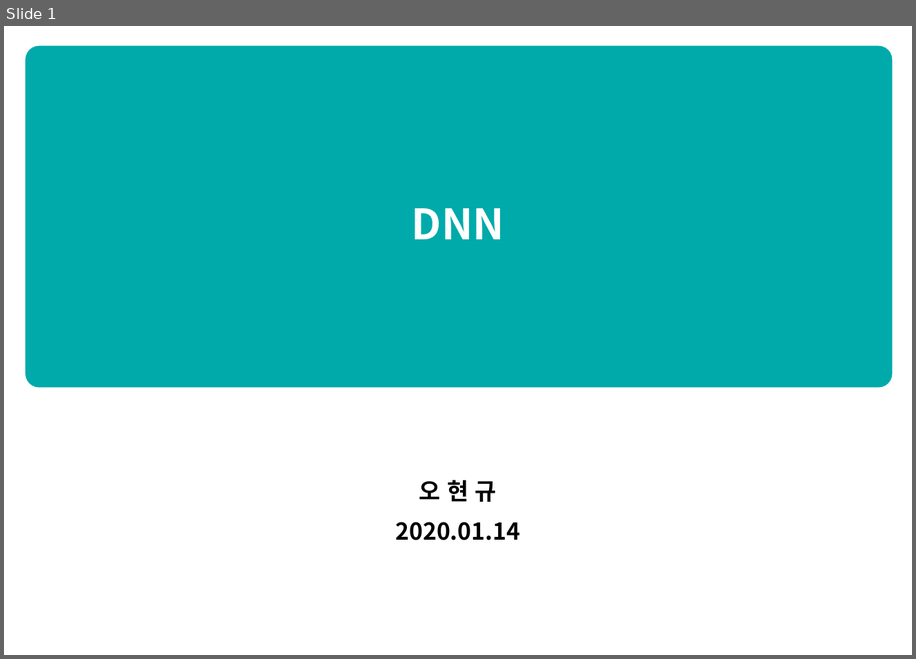
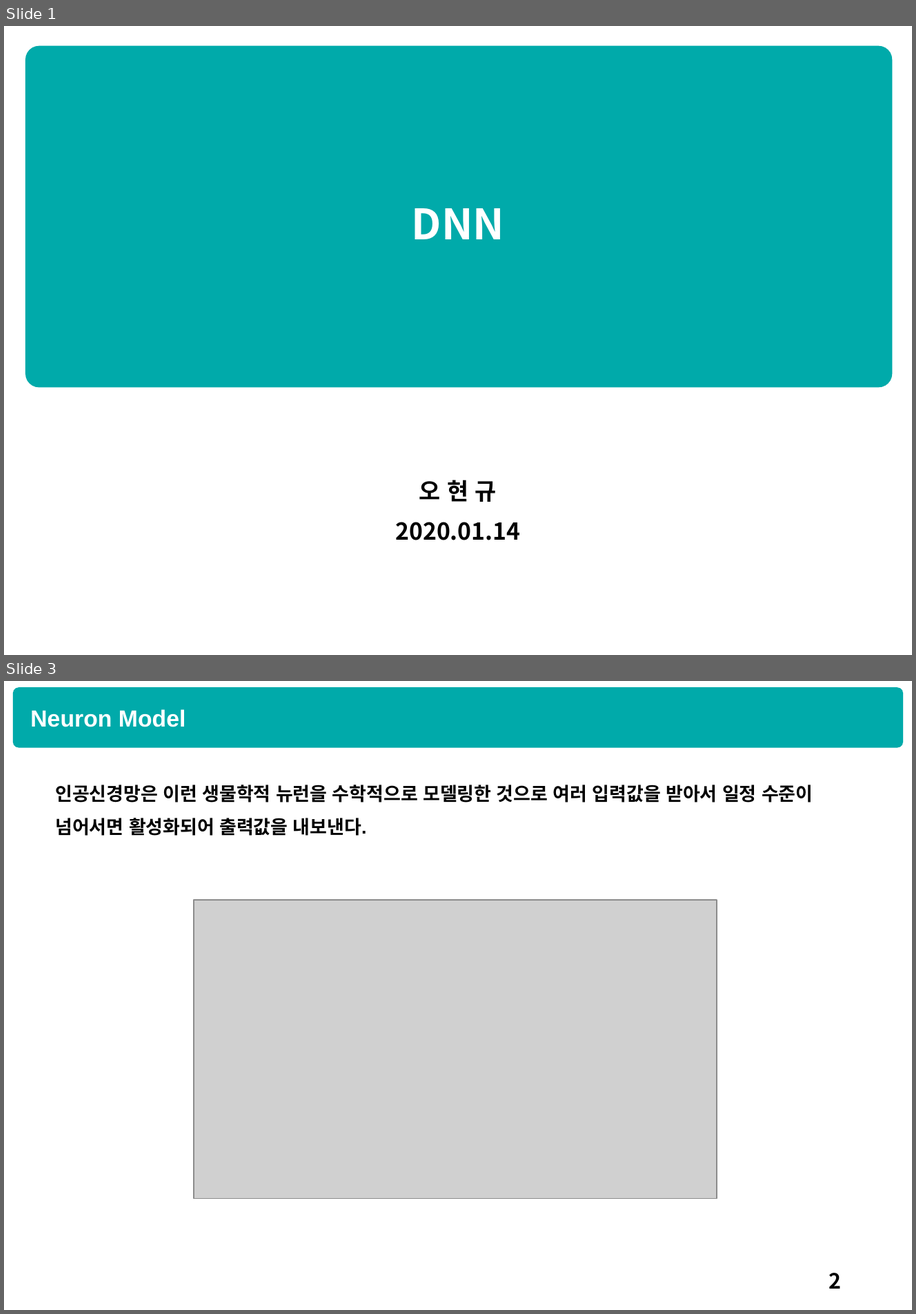
Before and after one commit to HyunQQ/analysis, a slide deck: dnn/dnn_hyunq.pptx. Shown one above the other, each under a label of ours: slide 1 before the commit, slides 1 and 3 after it; the slides between them are not shown. The pictures are 916x659 and 916x1314 pixels, drawn with LibreOffice and Linux fonts; fonts in the diff are those of the drawing; grey boxes stand for pictures. Boxes give left, top, right and bottom in pixels: in the first picture for what was removed or moved away, otherwise in the second. Text is boxed around its words. In the diff, an @@ line names an element or a change of style, - is before the commit and + after.

```diff
--- a/dnn/dnn_hyunq.pptx
+++ b/dnn/dnn_hyunq.pptx
@@ slide 3 added at (4,681,912,1310), background #FFFFFF @@
@@ rounded rectangle added at (13,688,904,748), fill #00AAAA @@
@@ text added at (30,709,186,727), 20 pt, text #FFFFFF, bold @@
+Neuron Model
@@ text added at (55,784,813,836), 16 pt, text #000000, bold @@
+인공신경망은 이런 생물학적 뉴런을 수학적으로 모델링한 것으로 여러 입력값을 받아서 일정 수준이 넘어서면 활성화되어 출력값을 내보낸다.
@@ picture added at (194,900,717,1199) @@
@@ page number added at (829,1272,842,1288), 18 pt, text #000000 @@
+2
```
Also in this commit, not shown: 9 slides changed, 4 other slides added, 2 slides removed, 1 other file.
